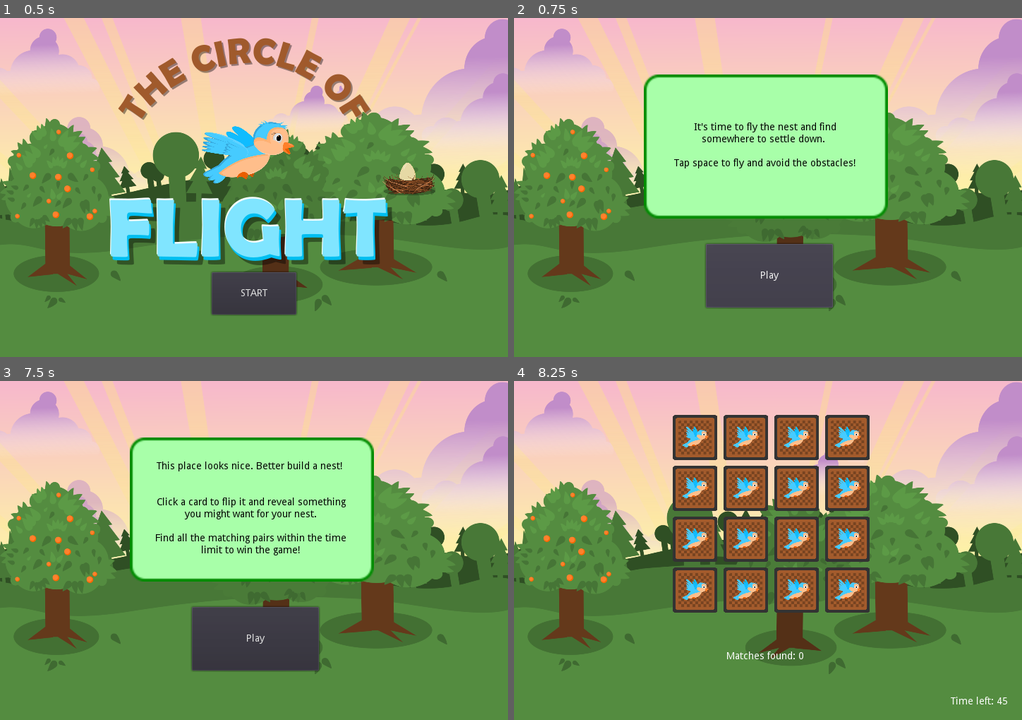
Above: before the commit, frames 1-4 (two rows, left to right).
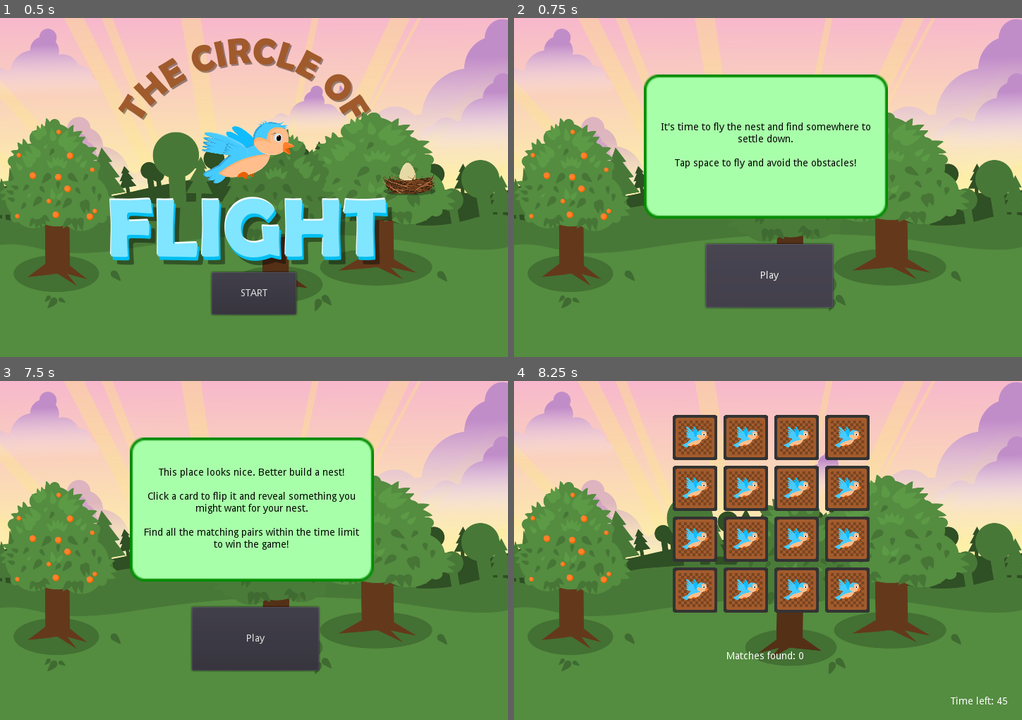
Above: after the commit, the same moments.

Repository: benfernandes/gamejam-august-2020
Game: Godot game, scene res://Main.tscn
Two runs of this game, one before a commit and one after it. Both use one fixed random seed, a clock stepped at 60 frames per second and the inputs below.
Inputs (mouse positions are in pixels of both pictures, inside the frame that each line leads up to):
- Up to frame 1 (0.5 s): no input
- Up to frame 2 (0.75 s): click "START" at 0.5 s
- Up to frame 3 (7.5 s): click "Play" at 1.25 s; move the mouse to (365, 533) at 2.02 s; hold Right (ui_right) 2.03-2.78 s; hold Space (flap) 2.03-2.78 s; click (365, 533) at 2.17 s; move the mouse to (152, 567) at 2.77 s; hold Left (ui_left) 2.78-3.53 s; tap Space (flap) at 2.85, 3.02, 3.32, 4.35, 4.52, 4.82, 5.85, 6.02, 6.32, 7.35 s; click (152, 567) at 2.92 s; move the mouse to (304, 475) at 3.52 s; hold Space (flap) 3.53-4.28 s; hold Right (ui_right) 3.53-5.03 s; click (304, 475) at 3.67 s; move the mouse to (228, 618) at 4.27 s; click (228, 618) at 4.42 s; move the mouse to (406, 601) at 5.02 s; hold Space (flap) 5.03-5.78 s; hold Left (ui_left) 5.03-7.28 s; click (406, 601) at 5.17 s; move the mouse to (101, 499) at 5.77 s; click (101, 499) at 5.92 s; move the mouse to (279, 550) at 6.52 s; hold Space (flap) 6.53-7.28 s; click (279, 550) at 6.67 s; move the mouse to (177, 465) at 7.27 s; hold Right (ui_right) from 7.28 s (still down); click (177, 465) at 7.42 s
- Up to frame 4 (8.25 s): tap Space (flap) at 7.52, 7.82 s; release Right (ui_right) at 8 s; click "Play" at 8 s

Frame 1 is identical in both runs. In frame 2, 1.1% of the frame differs, in the area x 28-71%, y 30-45%; in frame 3, 2.7%, in the area x 28-71%, y 23-52%; in frame 4, nothing differs.

Commit message:
Only using one text box for game start screens

Diff:
--- a/Main.gd
+++ b/Main.gd
@@ -8,6 +8,10 @@
 var current_difficulty = "easy"
 var current_act = 1
 
+var flappy_text = "It's time to fly the nest and find somewhere to settle down.\n\nTap space to fly and avoid the obstacles!"
+var memory_text = "This place looks nice. Better build a nest!\n\nClick a card to flip it and reveal something you might want for your nest.\n\nFind all the matching pairs within the time limit to win the game!"
+var yeeter_text = "What a lovely nest! Well done. Now time to lay some eggs!\n\nHold space to lay an egg and use the left and right buttons to aim. Release the spacebar to  shoot the egg out.\n\nGet as many eggs as you can into the backet!"
+
 func _ready():
 	hide_main_screen()
 	flappy_bird = preload("res://flappy-bird/FlappyBirdMain.tscn")
@@ -16,11 +20,9 @@
 	hatch_scene = preload("res://hatching/Hatching.tscn")
 
 func hide_main_screen():
-	$MemoryGameTextBox.hide()
+	$MainTextBox.hide()
 	$MemoryGameButton.hide()
-	$EggYeeterTextBox.hide()
 	$EggYeeterButton.hide()
-	$FlappyBirdTextBox.hide()
 	$FlappyBirdButton.hide()
 
 func _on_main_start_game():
@@ -36,15 +38,18 @@
 
 # Running Flappy Bird scene
 func start_flappy_scene():
-	start_scene($FlappyBirdTextBox, $FlappyBirdButton, flappy_bird, "flappy")
+	$MainTextBox/MainText.text = flappy_text
+	start_scene($MainTextBox, $FlappyBirdButton, flappy_bird, "flappy")
 
 # Running Memory scene
 func start_memory_scene():
-	start_scene($MemoryGameTextBox, $MemoryGameButton, memory_game, "memory")
+	$MainTextBox/MainText.text = memory_text
+	start_scene($MainTextBox, $MemoryGameButton, memory_game, "memory")
 
 # Running Yeeter scene
 func start_yeeter_scene():
-	start_scene($EggYeeterTextBox, $EggYeeterButton, egg_yeeter_game, "yeeter")
+	$MainTextBox/MainText.text = yeeter_text
+	start_scene($MainTextBox, $EggYeeterButton, egg_yeeter_game, "yeeter")
 
 # Handling start scene button pressed
 func _on_start_scene_button_pressed():
--- a/Main.tscn
+++ b/Main.tscn
@@ -54,7 +54,7 @@
 
 [node name="MainStartScreen" parent="." instance=ExtResource( 3 )]
 
-[node name="MemoryGameTextBox" type="TextureRect" parent="."]
+[node name="MainTextBox" type="TextureRect" parent="."]
 margin_left = 184.0
 margin_top = 80.0
 margin_right = 357.0
@@ -68,82 +68,13 @@
 "_editor_description_": ""
 }
 
-[node name="MemoryGameText" type="Label" parent="MemoryGameTextBox"]
-margin_left = 16.0
-margin_right = 296.0
-margin_bottom = 202.0
+[node name="MainText" type="Label" parent="MainTextBox"]
+margin_left = 6.0
+margin_top = 5.0
+margin_right = 328.0
+margin_bottom = 187.0
 rect_scale = Vector2( 0.5, 0.5 )
 custom_colors/font_color = Color( 0, 0, 0, 1 )
-text = "This place looks nice. Better build a nest!
-
-
-Click a card to flip it and reveal something you might want for your nest.
-
-Find all the matching pairs within the time limit to win the game!"
-align = 1
-valign = 1
-autowrap = true
-__meta__ = {
-"_edit_use_anchors_": false,
-"_editor_description_": ""
-}
-
-[node name="EggYeeterTextBox" type="TextureRect" parent="."]
-margin_left = 184.0
-margin_top = 80.0
-margin_right = 357.0
-margin_bottom = 182.0
-rect_scale = Vector2( 2, 2 )
-mouse_filter = 2
-texture = ExtResource( 4 )
-__meta__ = {
-"_edit_group_": true,
-"_edit_use_anchors_": false,
-"_editor_description_": ""
-}
-
-[node name="EggYeeterText" type="Label" parent="EggYeeterTextBox"]
-margin_left = 16.0
-margin_right = 296.0
-margin_bottom = 202.0
-rect_scale = Vector2( 0.5, 0.5 )
-custom_colors/font_color = Color( 0, 0, 0, 1 )
-text = "What a lovely nest! Well done. Now time to lay some eggs!
-
-Hold space to lay an egg and use the left and right buttons to aim. Release the spacebar to  shoot the egg out.
-
-Get as many eggs as you can into the backet!"
-align = 1
-valign = 1
-autowrap = true
-__meta__ = {
-"_edit_use_anchors_": false,
-"_editor_description_": ""
-}
-
-[node name="FlappyBirdTextBox" type="TextureRect" parent="."]
-margin_left = 184.0
-margin_top = 80.0
-margin_right = 357.0
-margin_bottom = 182.0
-rect_scale = Vector2( 2, 2 )
-mouse_filter = 2
-texture = ExtResource( 4 )
-__meta__ = {
-"_edit_group_": true,
-"_edit_use_anchors_": false,
-"_editor_description_": ""
-}
-
-[node name="FlappyBirdText" type="Label" parent="FlappyBirdTextBox"]
-margin_left = 16.0
-margin_right = 296.0
-margin_bottom = 202.0
-rect_scale = Vector2( 0.5, 0.5 )
-custom_colors/font_color = Color( 0, 0, 0, 1 )
-text = "It's time to fly the nest and find somewhere to settle down.
-
-Tap space to fly and avoid the obstacles!"
 align = 1
 valign = 1
 autowrap = true
